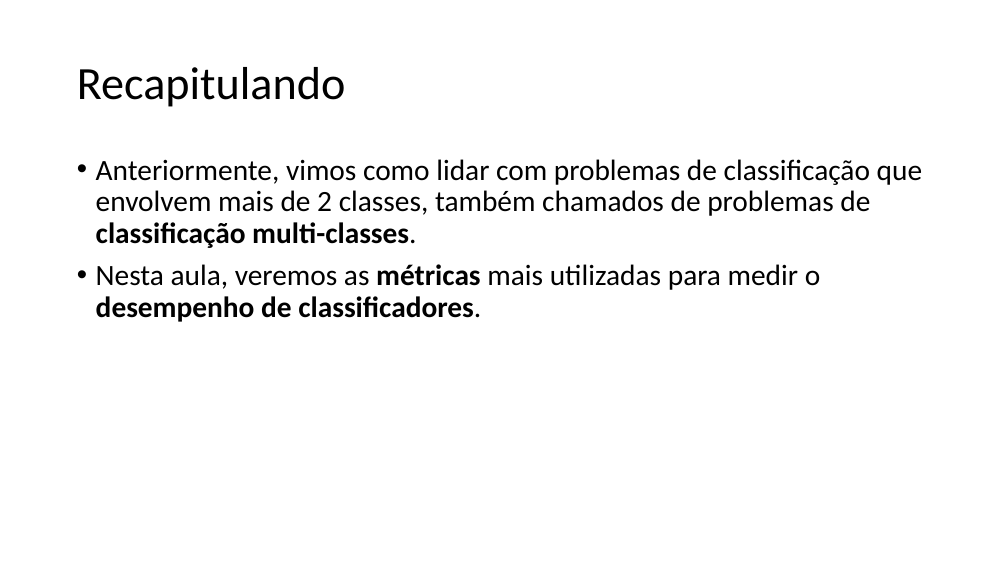
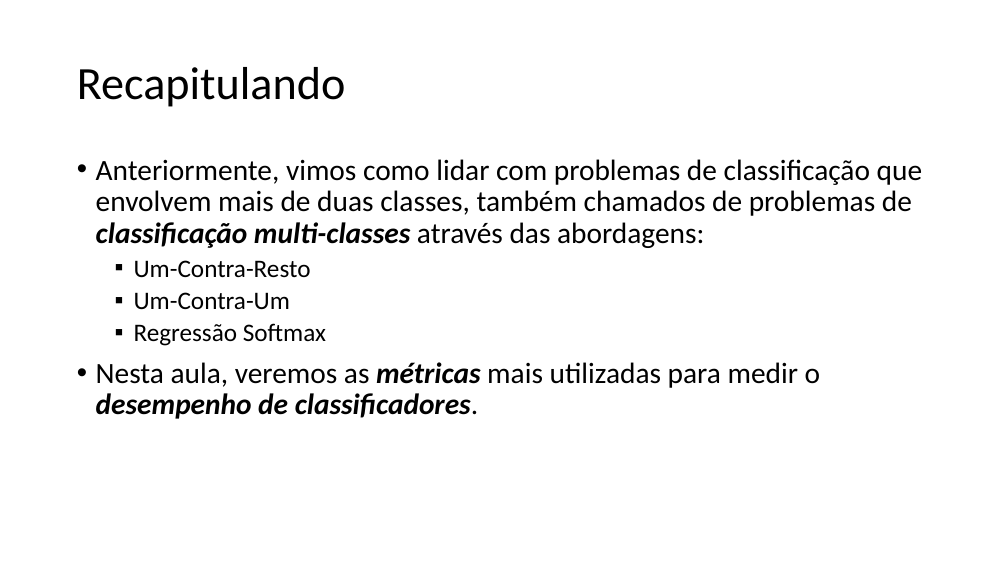
Before and after one commit to zz4fap/t320_aprendizado_de_maquina, a slide deck: slide 2 of slides/T320_Classificação (Parte V).pptx. Drawn at 1008x567 pixels with LibreOffice and Linux fonts; fonts in the diff are those of the drawing. Boxes give left, top, right and bottom in pixels: in the first picture for what was removed or moved away, otherwise in the second. Text is boxed around its words. In the diff, an @@ line names an element or a change of style, - is before the commit and + after.

```diff
--- a/slides/T320_Classificação (Parte V).pptx
+++ b/slides/T320_Classificação (Parte V).pptx
@@ text at bbox=[96, 159, 922, 346]: text changed @@
-• Anteriormente, vimos como lidar com problemas de classificação que
-  envolvem mais de 2 classes, também chamados de problemas de classificação multi-classes.
+• Anteriormente, vimos como lidar com problemas de classificação que
+  envolvem mais de duas classes, também chamados de problemas de classificação multi-classes através das abordagens:
+  ▪ Um-Contra-Resto
+  ▪ Um-Contra-Um
+  ▪ Regressão Softmax
@@ text at bbox=[96, 362, 820, 419]: italic on in "métricas desempenho de classificadores." @@
```
Also in this commit, not shown: 9 other slides changed, 2 other files.
